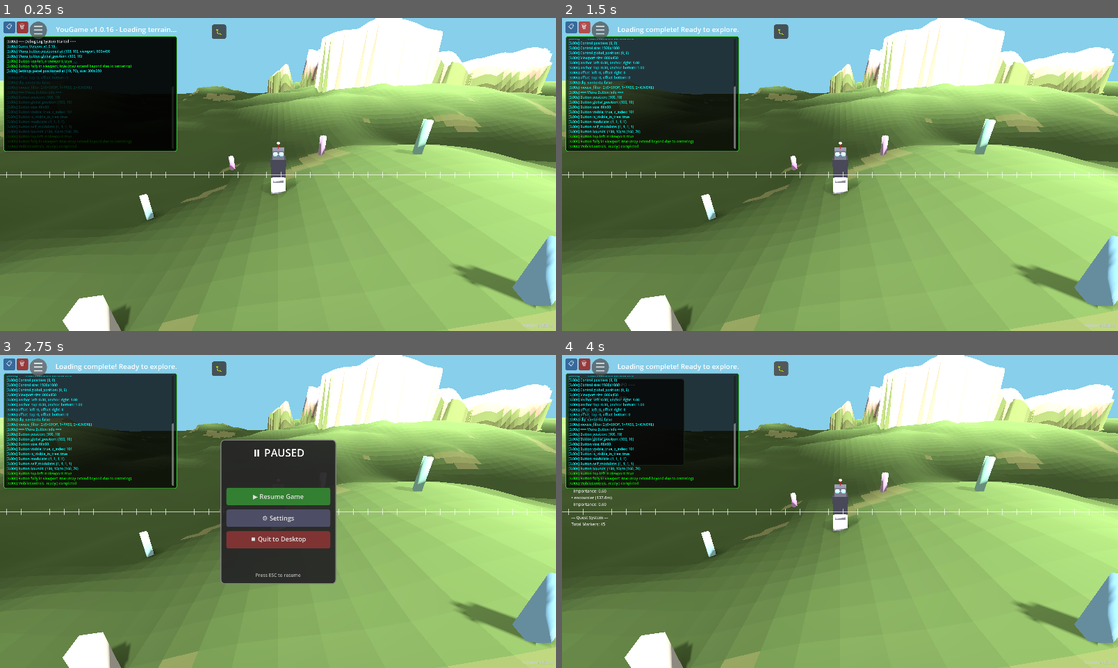
Above: before the commit, frames 1-4 (two rows, left to right).
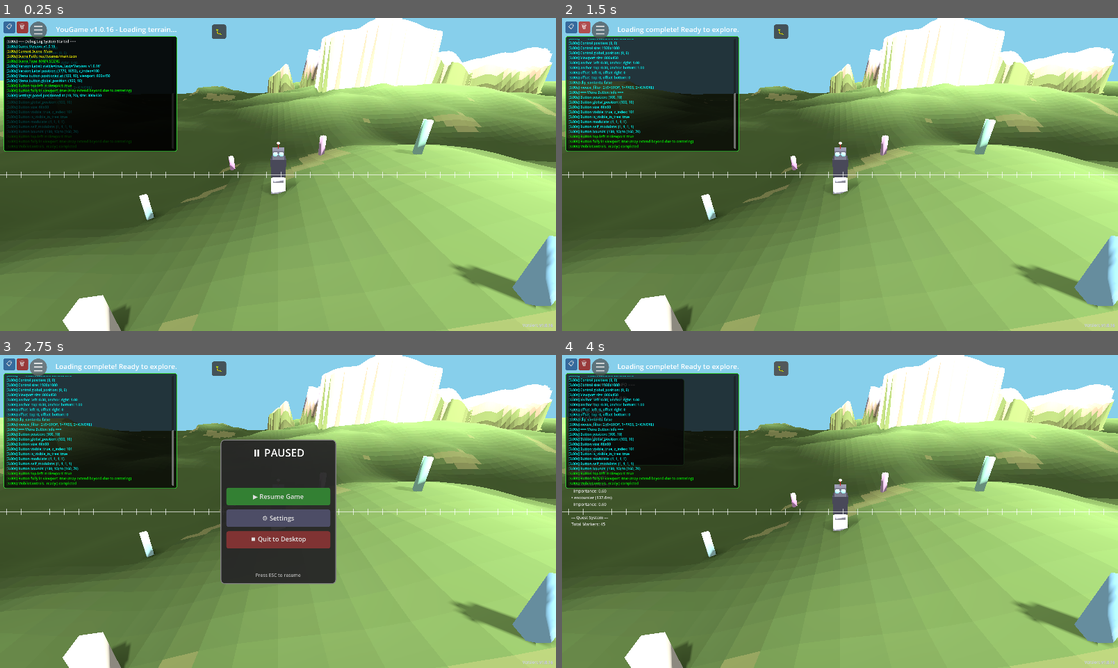
Above: after the commit, the same moments.

Repository: felix-dieterle/YouGame_godot4_public
Game: Godot game, scene res://scenes/main.tscn
Same seed, same stepped clock (60 frames per second), same inputs: the game is played once before the commit and once after it.
Inputs:
- Up to frame 1 (0.25 s): no input
- Up to frame 2 (1.5 s): click "📋" at 0.5 s; click "🗑" at 1.25 s
- Up to frame 3 (2.75 s): click "☰" at 2 s
- Up to frame 4 (4 s): click "▶ Resume Game" at 2.75 s; click "🐛" at 3.5 s

The runs differ from the first frame. In frame 1, 1.0% of the frame differs, in the area x 1-24%, y 10-26%; in frame 2, less than 0.1%; in frame 3, less than 0.1%; in frame 4, less than 0.1%.

Commit message:
Add scene detection and version logging to debug overlay
Co-authored-by: felix-dieterle <1490062+felix-dieterle@users.noreply.github.com>

Diff:
--- a/scripts/debug_log_overlay.gd
+++ b/scripts/debug_log_overlay.gd
@@ -32,6 +32,9 @@
     # Cache game version
     game_version = ProjectSettings.get_setting("application/config/version", "unknown")
 
+    # Log how this instance is being loaded
+    _log_instance_type()
+
     # Create toggle button (top left corner)
     _create_toggle_button()
 
@@ -50,6 +53,9 @@
     # Add initial log
     add_log("=== Debug Log System Started ===")
     add_log("Game Version: v" + game_version, "cyan")
+
+    # Log which scene we are in
+    _log_current_scene()
 
 func _create_toggle_button():
     toggle_button = Button.new()
@@ -210,3 +216,44 @@
     version_label.visible = true  # Explicitly make visible
 
     add_child(version_label)
+
+func _log_current_scene():
+    # Get the current scene
+    var current_scene = get_tree().current_scene
+
+    if current_scene:
+        var scene_name = current_scene.name
+        var scene_path = current_scene.scene_file_path if current_scene.scene_file_path else "unknown"
+
+        add_log("Current Scene: " + scene_name, "yellow")
+        add_log("Scene Path: " + scene_path, "yellow")
+
+        # Determine if we're in main or demo_narrative scene
+        if scene_path.contains("main.tscn"):
+            add_log("Scene Type: MAIN SCENE", "green")
+        elif scene_path.contains("demo_narrative.tscn"):
+            add_log("Scene Type: DEMO NARRATIVE SCENE", "green")
+        else:
+            add_log("Scene Type: UNKNOWN/OTHER SCENE", "orange")
+    else:
+        add_log("WARNING: Could not detect current scene!", "red")
+        add_log("This may be because the scene is not fully loaded yet", "orange")
+
+    # Also log version label visibility status
+    if version_label:
+        add_log("Version Label: visible=" + str(version_label.visible) + ", text='" + version_label.text + "'", "cyan")
+        add_log("Version Label position: " + str(version_label.position) + ", z_index=" + str(version_label.z_index), "cyan")
+    else:
+        add_log("WARNING: Version label not created yet!", "red")
+
+func _log_instance_type():
+    # Check if we're running as an autoload or as a scene node
+    var parent = get_parent()
+    var is_autoload = parent == get_tree().root
+
+    if is_autoload:
+        print("[DEBUG] DebugLogOverlay: Running as AUTOLOAD SINGLETON")
+    else:
+        print("[DEBUG] DebugLogOverlay: Running as SCENE NODE (parent: " + str(parent.name if parent else "none") + ")")
+        print("[DEBUG] WARNING: DebugLogOverlay should be an autoload, not a scene node!")
+        print("[DEBUG] This duplicate instance may cause issues. Check main.tscn and remove the DebugLogOverlay node.")
